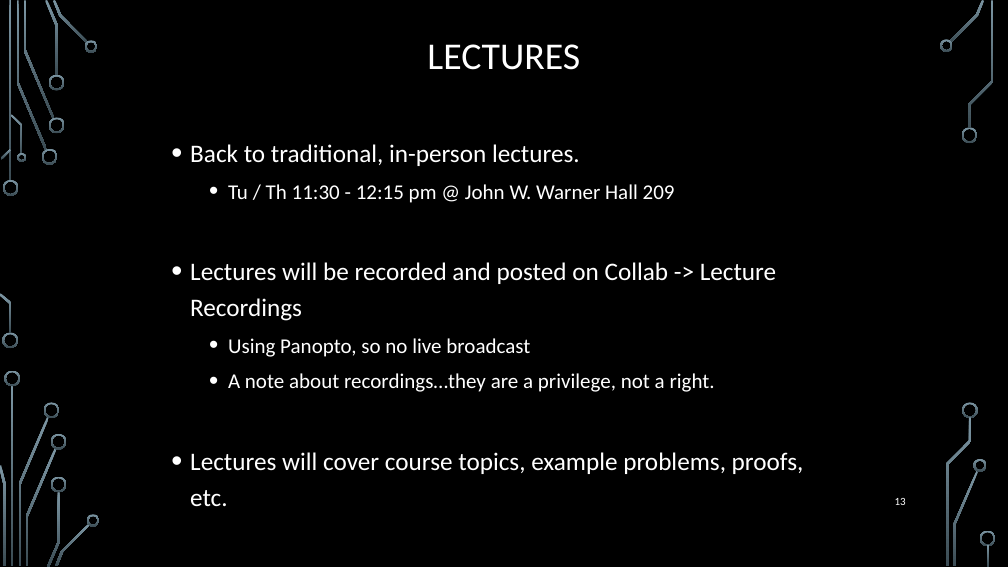
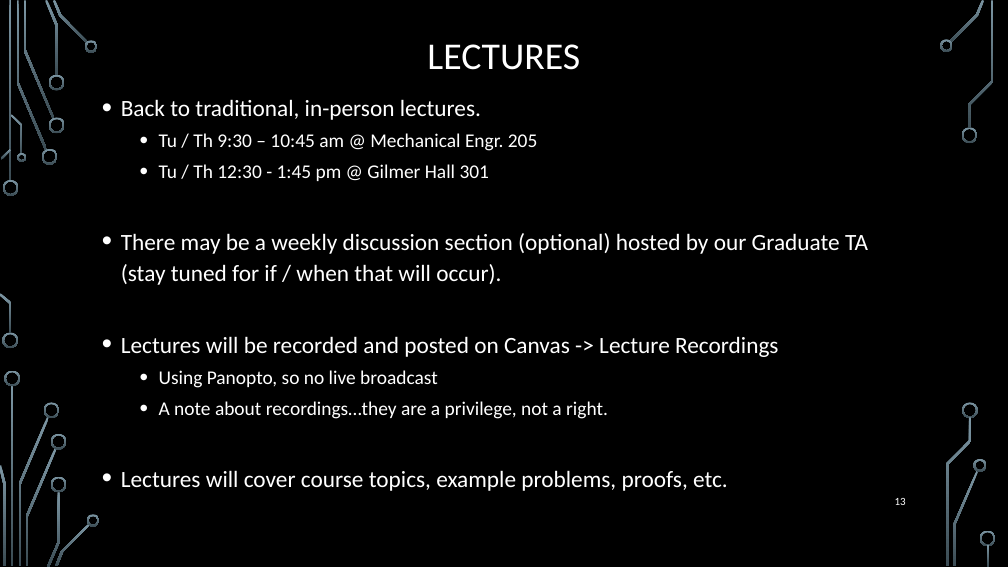
Before and after one commit to markfloryan/dmt2, a slide deck: slide 13 of slides/00-CourseIntroduction.pptx. Drawn at 1008x567 pixels with LibreOffice and Linux fonts; fonts in the diff are those of the drawing; background and template pictures are left out. Boxes give left, top, right and bottom in pixels: in the first picture for what was removed or moved away, otherwise in the second. Text is boxed around its words. In the diff, an @@ line names an element or a change of style, - is before the commit and + after.

```diff
--- a/slides/00-CourseIntroduction.pptx
+++ b/slides/00-CourseIntroduction.pptx
@@ text "Back to traditional, in-person lectures.": place and size @@
-text "Back to traditional, in-person lectures." at [190, 144, 804, 506]
+text "Back to traditional, in-person lectures." at [121, 99, 868, 491]
@@ text at [121, 99, 728, 491]: size 24 to 22.2 pt in "Back to traditional, in-person lectures.", "Lectures will cover course topics, example problems, ..."; size 20 to 18.5 pt in "Using Panopto, so no live broadcast", "A note about recordings…they are a privilege, ..."; line spacing 1.2 to 1.1 @@
@@ text at [121, 133, 868, 357]: text changed; size 24 to 22.2 pt @@
-  • Tu / Th 11:30 - 12:15 pm @ John W. Warner Hall 209
-• Lectures will be recorded and posted on Collab -> Lecture Recordings
+  • Tu / Th 9:30 – 10:45 am @ Mechanical Engr. 205
+  • Tu / Th 12:30 - 1:45 pm @ Gilmer Hall 301
+• There may be a weekly discussion section (optional) hosted by our Graduate TA (stay tuned for if / when that will occur).
+• Lectures will be recorded and posted on Canvas -> Lecture Recordings
```
Also in this commit, not shown: 3 other slides changed, 3 other files.
